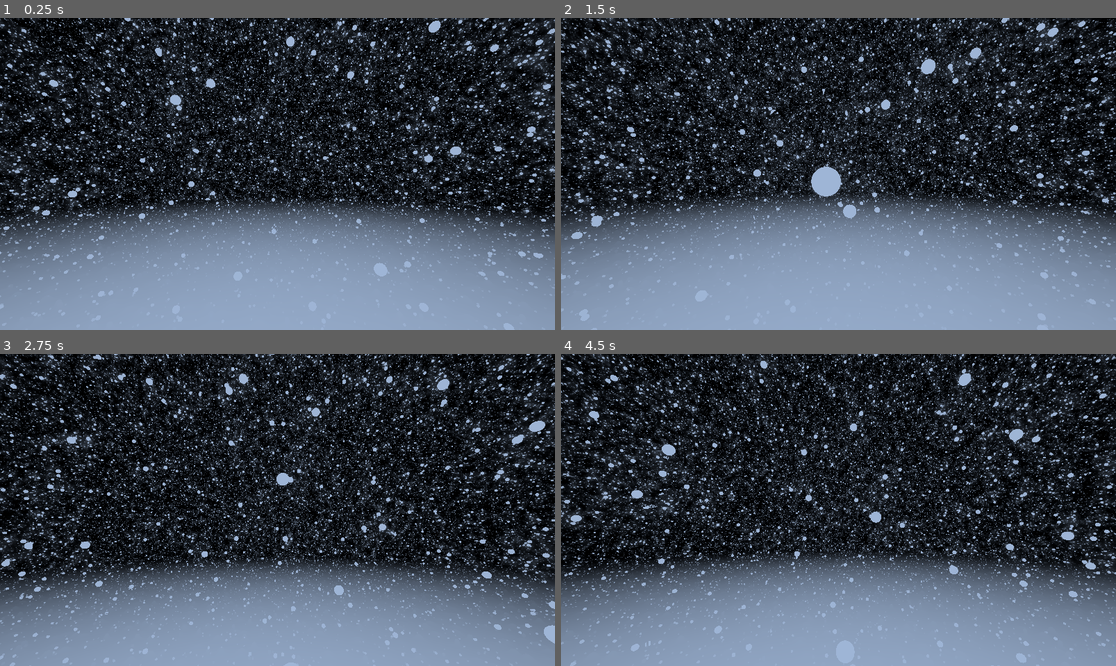
Above: before the commit, frames 1-4 (two rows, left to right).
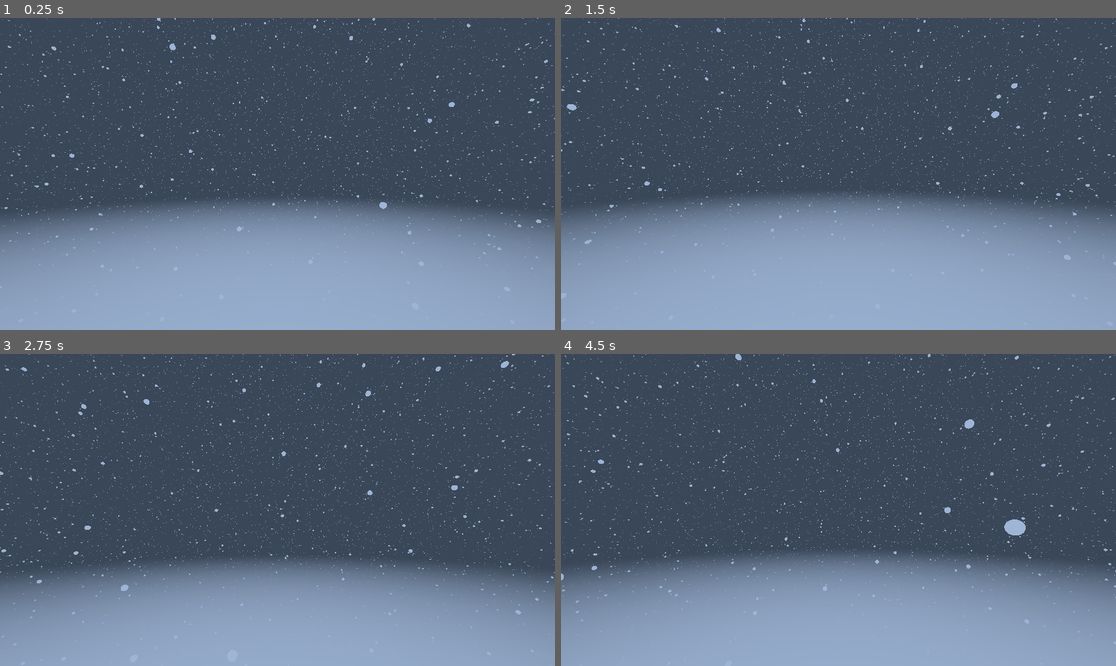
Above: after the commit, the same moments.

Repository: watson-disambiguation/shader-demos
Game: Godot game, scene res://Scenes/rain.tscn
Two runs of this game, one before a commit and one after it. Both use one fixed random seed, a clock stepped at 60 frames per second and the inputs below.
Inputs (mouse positions are in pixels of both pictures, inside the frame that each line leads up to):
- Up to frame 1 (0.25 s): no input
- Up to frame 2 (1.5 s): tap Enter at 0.5 s; move the mouse to (866, 174) at 0.52 s; hold Up (ui_up) from 0.53 s (still down); move the mouse to (810, 174) at 1.27 s
- Up to frame 3 (2.75 s): keep holding Up (ui_up); move the mouse to (288, 503) at 2.02 s
- Up to frame 4 (4.5 s): keep holding Up (ui_up); move the mouse to (832, 516) at 2.77 s; move the mouse to (877, 513) at 3.52 s; move the mouse to (794, 506) at 4.27 s

The runs differ from the first frame. In frame 1, 71% of the frame differs, in the area x 0-100%, y 0-98%; in frame 2, 69%; in frame 3, 79%, in the area x 0-100%, y 0-100%; in frame 4, 77%.

Commit message:
Improved flickering

Diff:
--- a/Prefabs/RaymarchCamera.gd
+++ b/Prefabs/RaymarchCamera.gd
@@ -21,7 +21,7 @@
 	quad.mesh.material = raymarch_shader
 
 func _process(delta):
-	print(Input.mouse_mode)
+	quad.mesh.material = raymarch_shader
 	var theta = rotation.y
 	var vert = Vector3.UP * Input.get_axis("ui_in","ui_out")
 	var forward = Vector3(-sin(theta),0,-cos(theta)) * Input.get_axis("ui_down","ui_up")
--- a/Prefabs/raymarch_camera.tscn
+++ b/Prefabs/raymarch_camera.tscn
@@ -9,6 +9,9 @@
 shader_parameter/nearFogBlend = 0.0
 shader_parameter/farFogBlend = 40.0
 shader_parameter/radius = 0.1
+shader_parameter/aoDist = null
+shader_parameter/aoSamples = null
+shader_parameter/aoStrength = null
 shader_parameter/brightColour = Color(0, 0, 0, 1)
 shader_parameter/darkColour = null
 shader_parameter/objColour = Color(0.137255, 0.105882, 0.337255, 1)
@@ -19,6 +22,9 @@
 shader_parameter/nearFogBlend = null
 shader_parameter/farFogBlend = null
 shader_parameter/radius = null
+shader_parameter/aoDist = null
+shader_parameter/aoSamples = null
+shader_parameter/aoStrength = null
 shader_parameter/brightColour = null
 shader_parameter/darkColour = null
 shader_parameter/objColour = null
--- a/Scenes/rain.tscn
+++ b/Scenes/rain.tscn
@@ -13,15 +13,15 @@
 shader_parameter/surfaceHeight = -1.0
 shader_parameter/radius = 0.005
 shader_parameter/rainSpeed = 0.5
-shader_parameter/rainSpacing = 0.15
+shader_parameter/rainSpacing = 0.27
 shader_parameter/offset = 0.4
 shader_parameter/mergeRadius = 0.1
 shader_parameter/aoDist = 1.15
 shader_parameter/aoSamples = 5
 shader_parameter/aoStrength = 0.565
-shader_parameter/fogColour = Color(0, 0, 0, 1)
+shader_parameter/fogColour = Color(0.227451, 0.278431, 0.345098, 1)
 shader_parameter/objColour = Color(0.619608, 0.709804, 0.839216, 1)
-shader_parameter/camRadius = 1.0
+shader_parameter/camRadius = 0.0
 
 [node name="Rain" type="Node3D"]
 
--- a/Shaders/rain.gdshader
+++ b/Shaders/rain.gdshader
@@ -40,28 +40,28 @@
     {
         vec3 rid = id + vec3(float(i),float(j),float(k)) * o;
         vec3 r = p - s*rid;
-		vec3 offsetVector = (2.*hash33(rid)-1.) * (0.5 * rainSpacing);
+		vec3 offsetVector = (2.*hash33(rid)-1.) * (0.5 * rainSpacing - radius);
         d = min( d, sphere(r + offsetVector, radius) );
     }
     return d;
 }
 
-float sdf(vec3 pos, vec3 camPos, float time) {
+float sdf(vec3 pos, vec3 camPos) {
 	float surface = surfacePlane(pos);
-	pos.y -= time * rainSpeed;
+	pos.y -= TIME * rainSpeed;
 	float rain = repeatedRain(pos,rainSpacing);
 	rain = round_merge(rain,surface,mergeRadius);
 	return rain;
 }
 
-vec3 normal(vec3 pos, vec3 camPos, float time) {
-	float base = sdf(pos, camPos, time);
+vec3 normal(vec3 pos, vec3 camPos) {
+	float base = sdf(pos, camPos);
 	vec2 h = vec2(EPS,0);
 	return normalize(
 		vec3(
-			sdf(pos + h.xyy, camPos, time) - base,
-			sdf(pos + h.yxy, camPos, time) - base,
-			sdf(pos + h.yyx, camPos, time) - base
+			sdf(pos + h.xyy, camPos) - base,
+			sdf(pos + h.yxy, camPos) - base,
+			sdf(pos + h.yyx, camPos) - base
 		)
 	);
 }
@@ -79,11 +79,11 @@
 	return 1. - aoStrength * invAO;
 }
 */
-float raymarch(vec3 ro, vec3 rd, float time) {
+float raymarch(vec3 ro, vec3 rd) {
 	float dist = 0.;
 	float sample = 1.;
 	for(int i = 0; i < maxSteps; i++) {
-		sample = sdf(ro + rd * dist, ro,time);
+		sample = sdf(ro + rd * dist, ro);
 		if(sample < EPS || dist > farFogBlend) {
 			return dist;
 		}
@@ -94,12 +94,11 @@
 
 void fragment() {
 	vec3 col = objColour;
-	float time = TIME;
 	vec3 ro = CAMERA_POSITION_WORLD;
 	vec3 rd = -normalize( (INV_VIEW_MATRIX * vec4(VIEW,0)).xyz );
-	float dist = raymarch(ro,rd,time);
+	float dist = raymarch(ro,rd);
 	vec3 pos = ro + rd * dist;
-	vec3 normal = normal(pos,ro,time);
+	vec3 normal = normal(pos,ro);
 	float fog = smoothstep(nearFogBlend,farFogBlend,dist);
 	//float fresnel = 1.-pow(clamp(0,1,dot(-rd,normal)),0.1);
 	//vec3 col = mix(objColour,vec3(1),fresnel);
Not shown, changed: export_presets.cfg
